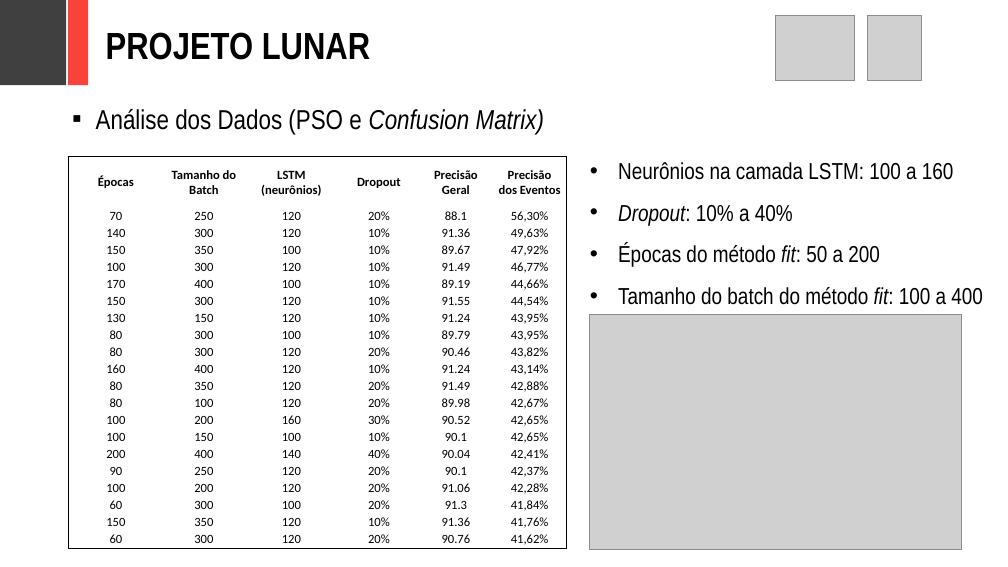
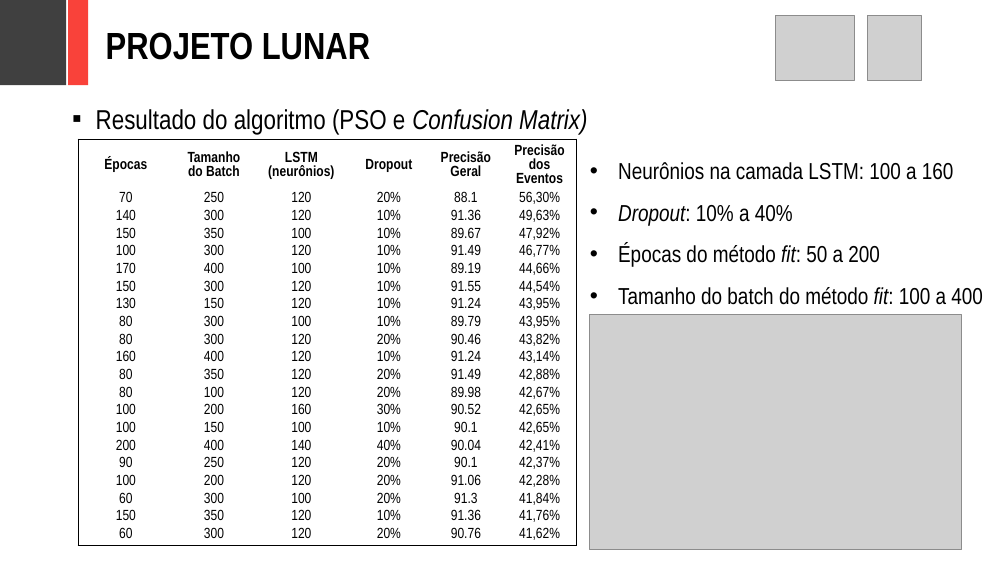
Before and after one commit to adornodev/TCC-Lunar, a slide deck: slide 25 of FinalCourseAssignment/Lunar.pptx (slide 28 before the commit). Drawn at 1008x567 pixels with LibreOffice and Linux fonts; fonts in the diff are those of the drawing; grey boxes stand for pictures. Boxes give left, top, right and bottom in pixels: in the first picture for what was removed or moved away, otherwise in the second. Text is boxed around its words. In the diff, an @@ line names an element or a change of style, - is before the commit and + after.

```diff
--- a/FinalCourseAssignment/Lunar.pptx
+++ b/FinalCourseAssignment/Lunar.pptx
@@ text at (96, 109, 587, 134): text changed @@
-▪ Análise dos Dados (PSO e Confusion Matrix)
+▪ Resultado do algoritmo (PSO e Confusion Matrix)
@@ table at (78, 139, 575, 545) @@
@@ size 12 to 14 pt, font Calibri to Arial Narrow @@
@@ table: place and size @@
-table at (68, 157, 566, 549)
+table at (78, 139, 575, 545)
```
Also in this commit, not shown: 13 other slides changed, 3 slides removed, 26 other files.
